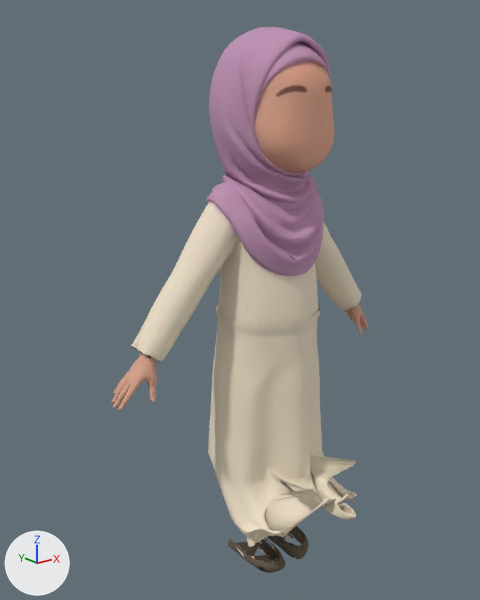
Before and after pictures for a commit that changed the glTF model public/avatars/aisha.glb.
Camera for both pictures: a 50 mm lens placed at (-100.4, -116.2, 53.1), pointed at (-8.0, -0.6, 6.9). Arrows for +X, +Y and +Z are at lower left; the lights stay in place. The first picture is the older version. Both versions are drawn at full value of the shape key 'drape_kneel_tuck' of 'char1'; the numbers are the values there. Vertices at exactly the same position are counted once.

Names of what the first picture shows: 'char1'.
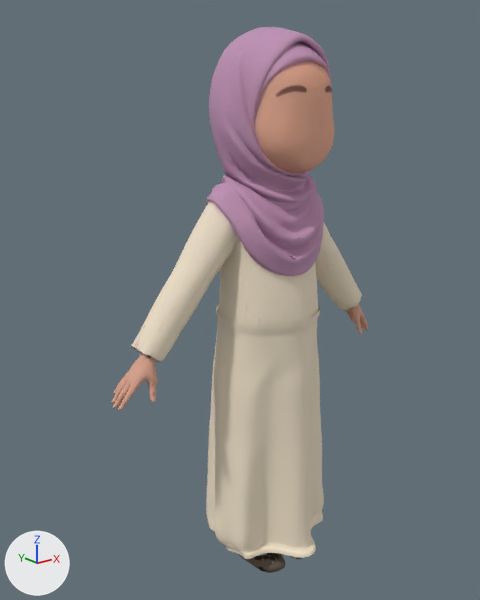
Pixel boxes [x1, y1, x2, y2] of what changed, in the pictures (480 x 600 px; the box of a moved part takes in the faces that stretch with it):
part 1 of me_mesh_0, moved or reshaped
    before: [209, 451, 357, 547]
    after: [206, 452, 324, 559]

Patch to the scene script:
```diff
--- a/public/avatars/aisha.glb.py
+++ b/public/avatars/aisha.glb.py
@@ me_mesh_0 @@
 # used by ob_char1; location = (0.0, 0.0, 0.0)
-me_mesh_0.from_pydata(...)  # 18115 vertices, 35498 faces; spans x -40.7..40.7, y -31.9..12.7, z -63.8..66.3
+me_mesh_0.from_pydata(...)  # 18116 vertices, 35499 faces; spans x -40.7..40.7, y -19.1..13.3, z -63.8..66.3
+# me_mesh_0 part 1: 1294 vertices moved from x -15.7..15.7, y -29.2..4.3, z -58.6..-32.0 to x -16.6..16.6, y -16.7..13.3, z -57.5..-35.3; 709 vertices removed from x -16.0..16.0, y -31.9..-3.6, z -57.8..-34.8; 709 vertices added at x -16.7..16.6, y -19.1..11.9, z -59.4..-50.8
+# other edits to the shape of me_mesh_0 do not show in these pictures
 me_mesh_0.materials.append(mat_material_0)
```
